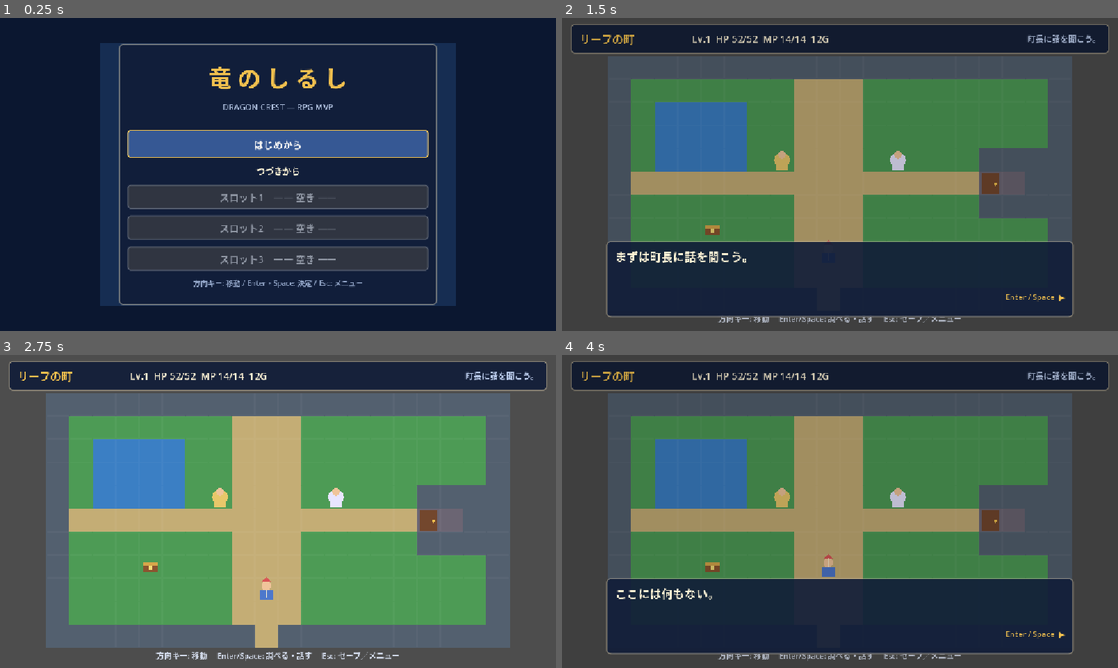
Above: before the commit, frames 1-4 (two rows, left to right).
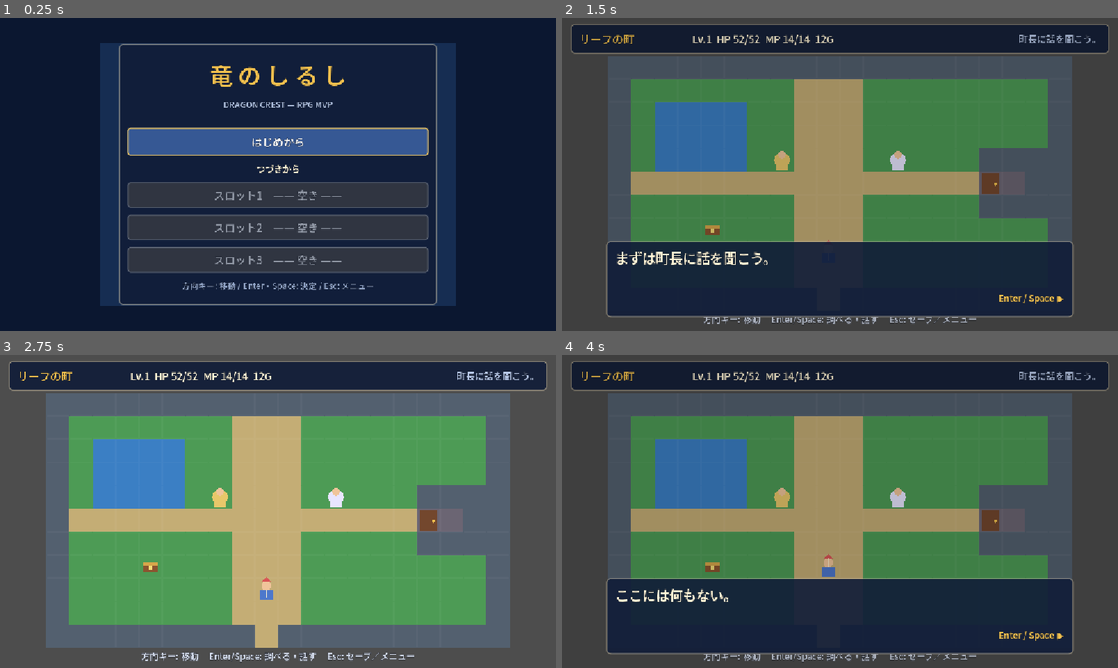
Above: after the commit, the same moments.

Repository: gkujin/godot-dq-rpg-mvp
Game: Godot game, scene res://src/main/main.tscn
The game is run twice, just before and just after one commit, with the same random seed, the same clock (stepped at 60 frames per second) and the same inputs.
Inputs:
- Up to frame 1 (0.25 s): no input
- Up to frame 2 (1.5 s): click "はじめから" at 0.5 s; tap Enter (ui_accept) at 1.25 s; hold Right (ui_right) from 1.28 s (still down)
- Up to frame 3 (2.75 s): tap Enter (ui_accept) at 1.52, 2, 2.27 s; release Right (ui_right) at 2.03 s; hold Down (ui_down) from 2.03 s (still down)
- Up to frame 4 (4 s): tap Enter (ui_accept) at 2.75, 3.5, 3.77 s; release Down (ui_down) at 2.78 s; hold Right (ui_right) 2.78-3.53 s; hold Up (ui_up) from 3.53 s (still down)

The runs differ from the first frame. In frame 1, 6.0% of the frame differs, in the area x 22-78%, y 15-88%; in frame 2, 2.0%; in frame 3, 1.3%; in frame 4, 1.7%.

Commit message:
Fix Japanese font rendering and improve readability

Diff:
--- a/src/ui/battle_screen.gd
+++ b/src/ui/battle_screen.gd
@@ -105,7 +105,7 @@
 	_log.scroll_following = true
 	_log.custom_minimum_size = Vector2(585, 190)
 	_log.size_flags_horizontal = Control.SIZE_EXPAND_FILL
-	_log.add_theme_font_size_override("normal_font_size", 19)
+	_log.add_theme_font_size_override("normal_font_size", 22)
 	columns.add_child(_log)
 
 	var action_column := VBoxContainer.new()
@@ -115,11 +115,11 @@
 
 	_hero_status = Label.new()
 	_hero_status.horizontal_alignment = HORIZONTAL_ALIGNMENT_CENTER
-	_hero_status.add_theme_font_size_override("font_size", 19)
+	_hero_status.add_theme_font_size_override("font_size", 21)
 	action_column.add_child(_hero_status)
 
 	_commands = GridContainer.new()
-	_commands.columns = 3
+	_commands.columns = 2
 	_commands.add_theme_constant_override("h_separation", 8)
 	_commands.add_theme_constant_override("v_separation", 8)
 	action_column.add_child(_commands)
@@ -156,7 +156,7 @@
 func _add_button(label_text: String, command: String) -> void:
 	var button := Button.new()
 	button.text = label_text
-	button.custom_minimum_size = Vector2(125, 52)
+	button.custom_minimum_size = Vector2(185, 54)
 	button.pressed.connect(_on_command_pressed.bind(command))
 	_commands.add_child(button)
 
--- a/src/ui/dialogue_box.gd
+++ b/src/ui/dialogue_box.gd
@@ -71,12 +71,12 @@
 	_text_label.bbcode_enabled = false
 	_text_label.fit_content = true
 	_text_label.custom_minimum_size.y = 84
-	_text_label.add_theme_font_size_override("normal_font_size", 24)
+	_text_label.add_theme_font_size_override("normal_font_size", 28)
 	content.add_child(_text_label)
 
 	var prompt := Label.new()
 	prompt.text = "Enter / Space  ▶"
 	prompt.horizontal_alignment = HORIZONTAL_ALIGNMENT_RIGHT
-	prompt.add_theme_font_size_override("font_size", 16)
+	prompt.add_theme_font_size_override("font_size", 18)
 	prompt.add_theme_color_override("font_color", Color("f2c14e"))
 	content.add_child(prompt)
--- a/src/ui/game_hud.gd
+++ b/src/ui/game_hud.gd
@@ -46,12 +46,13 @@
 
 	_hero_label = Label.new()
 	_hero_label.custom_minimum_size.x = 430
+	_hero_label.add_theme_font_size_override("font_size", 21)
 	row.add_child(_hero_label)
 
 	_quest_label = Label.new()
 	_quest_label.size_flags_horizontal = Control.SIZE_EXPAND_FILL
 	_quest_label.horizontal_alignment = HORIZONTAL_ALIGNMENT_RIGHT
-	_quest_label.add_theme_font_size_override("font_size", 17)
+	_quest_label.add_theme_font_size_override("font_size", 19)
 	_quest_label.add_theme_color_override("font_color", Color("b7c8e8"))
 	row.add_child(_quest_label)
 
@@ -64,6 +65,6 @@
 	help.offset_bottom = -8
 	help.text = "方向キー: 移動　 Enter/Space: 調べる・話す　 Esc: セーブ／メニュー"
 	help.horizontal_alignment = HORIZONTAL_ALIGNMENT_CENTER
-	help.add_theme_font_size_override("font_size", 16)
+	help.add_theme_font_size_override("font_size", 18)
 	help.add_theme_color_override("font_color", Color("d0d8e8"))
 	add_child(help)
--- a/src/ui/pause_menu.gd
+++ b/src/ui/pause_menu.gd
@@ -70,8 +70,8 @@
 	_stats_label = RichTextLabel.new()
 	_stats_label.bbcode_enabled = true
 	_stats_label.custom_minimum_size = Vector2(390, 460)
-	_stats_label.add_theme_font_size_override("normal_font_size", 20)
-	_stats_label.add_theme_font_size_override("bold_font_size", 25)
+	_stats_label.add_theme_font_size_override("normal_font_size", 22)
+	_stats_label.add_theme_font_size_override("bold_font_size", 27)
 	columns.add_child(_stats_label)
 
 	var actions := VBoxContainer.new()
@@ -98,7 +98,7 @@
 	_message_label.custom_minimum_size.y = 56
 	_message_label.autowrap_mode = TextServer.AUTOWRAP_WORD_SMART
 	_message_label.horizontal_alignment = HORIZONTAL_ALIGNMENT_CENTER
-	_message_label.add_theme_font_size_override("font_size", 16)
+	_message_label.add_theme_font_size_override("font_size", 18)
 	_message_label.add_theme_color_override("font_color", Color("a8e0b1"))
 	actions.add_child(_message_label)
 
--- a/src/ui/title_screen.gd
+++ b/src/ui/title_screen.gd
@@ -106,7 +106,7 @@
 	var controls := Label.new()
 	controls.text = "方向キー: 移動 / Enter・Space: 決定 / Esc: メニュー"
 	controls.horizontal_alignment = HORIZONTAL_ALIGNMENT_CENTER
-	controls.add_theme_font_size_override("font_size", 15)
+	controls.add_theme_font_size_override("font_size", 17)
 	controls.add_theme_color_override("font_color", Color("91a4c6"))
 	content.add_child(controls)
 
--- a/src/ui/ui_theme.gd
+++ b/src/ui/ui_theme.gd
@@ -1,11 +1,22 @@
 class_name UiTheme
 extends RefCounted
+
+const UI_FONT_PATH := "res://assets/fonts/dragon-crest-ui.woff"
+
+
+static func get_ui_font() -> Font:
+	var font := load(UI_FONT_PATH) as FontFile
+	if font == null:
+		push_warning("Japanese UI font could not be loaded; using Godot's fallback font.")
+		return ThemeDB.fallback_font
+	font.fallbacks = [ThemeDB.fallback_font]
+	return font
 
 
 static func create_theme() -> Theme:
 	var theme := Theme.new()
-	theme.default_font = ThemeDB.fallback_font
-	theme.default_font_size = 20
+	theme.default_font = get_ui_font()
+	theme.default_font_size = 22
 
 	var panel := StyleBoxFlat.new()
 	panel.bg_color = Color("111d38e8")
@@ -53,6 +64,12 @@
 	theme.set_color("font_color", "Button", Color("fff4d6"))
 	theme.set_color("font_hover_color", "Button", Color.WHITE)
 	theme.set_color("font_disabled_color", "Button", Color("8f96a3"))
+	theme.set_color("font_outline_color", "Button", Color("050914"))
+	theme.set_constant("outline_size", "Button", 2)
 	theme.set_color("font_color", "Label", Color("fff4d6"))
+	theme.set_color("font_outline_color", "Label", Color("050914"))
+	theme.set_constant("outline_size", "Label", 2)
 	theme.set_color("default_color", "RichTextLabel", Color("fff4d6"))
+	theme.set_color("font_outline_color", "RichTextLabel", Color("050914"))
+	theme.set_constant("outline_size", "RichTextLabel", 2)
 	return theme
--- a/tests/run_all.gd
+++ b/tests/run_all.gd
@@ -14,6 +14,7 @@
 	_test_insufficient_mp_does_not_spend_turn()
 	_test_victory_and_rewards()
 	_test_save_schema_round_trip()
+	_test_ui_font_coverage()
 
 	if _failures.is_empty():
 		print("PASS: %d checks" % _checks)
@@ -80,6 +81,12 @@
 	second.free()
 
 
+func _test_ui_font_coverage() -> void:
+	var font := UiTheme.get_ui_font()
+	for character in ["竜", "町", "戦", "薬", "続"]:
+		_check(font.has_char(character.unicode_at(0)), "UI font contains %s" % character)
+
+
 func _hero_fixture() -> Dictionary:
 	return {
 		"name": "アルト",
Not shown, added: assets/fonts/OFL.txt
Binary file added: assets/fonts/dragon-crest-ui.woff
Not shown, changed: README.md
Not shown, changed: tests/validate_project.py
